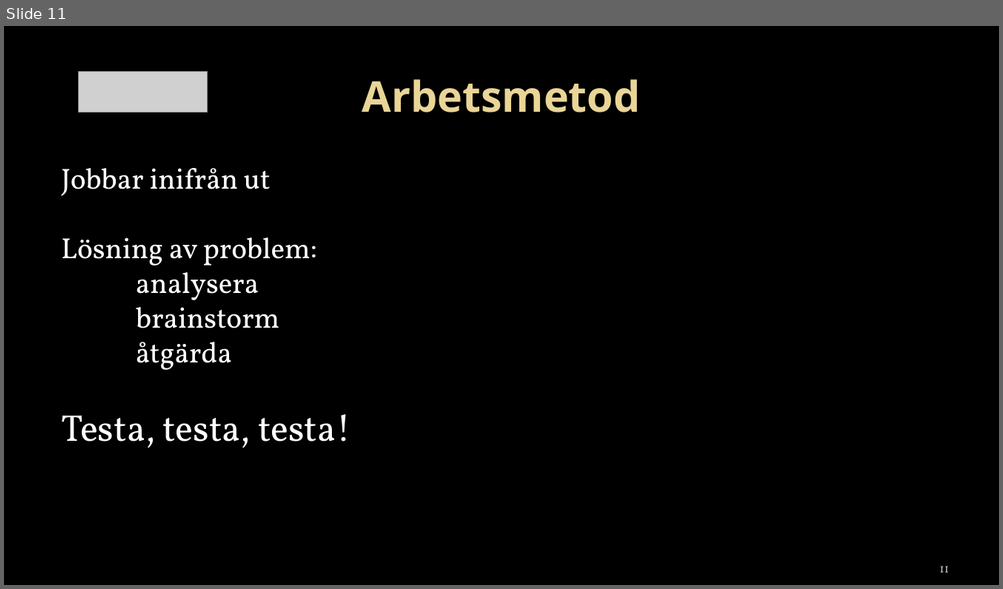
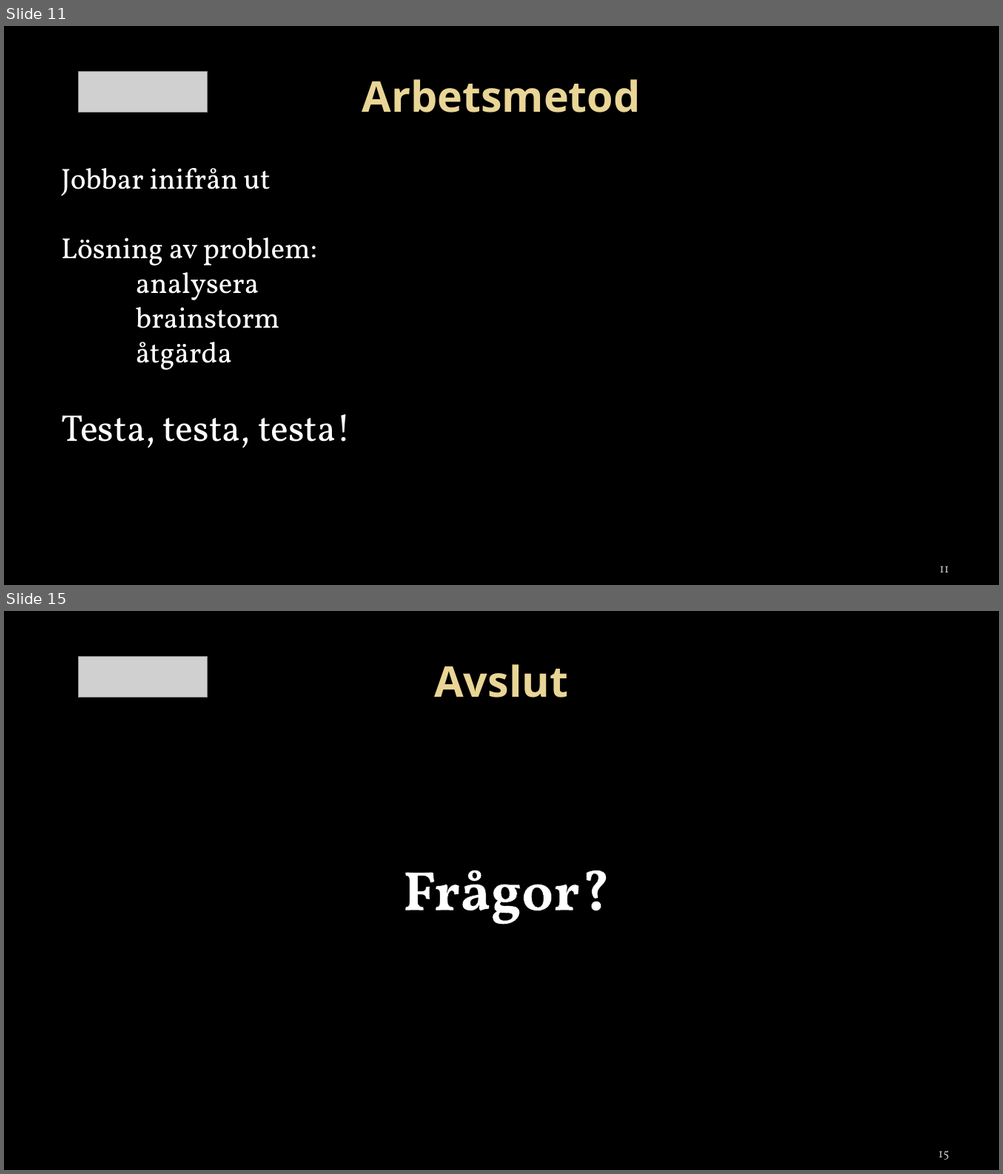
Before and after one commit to towni0/TSEA29---MrRobot, a slide deck: docs/TSEA29 - presentation v.01.pptx. Shown one above the other, each under a label of ours: slide 11 before the commit, slides 11 and 15 after it; the slides between them are not shown. The pictures are 1003x589 and 1003x1174 pixels, drawn with LibreOffice and Linux fonts; fonts in the diff are those of the drawing; grey boxes stand for pictures; background and template pictures are left out. Boxes give left, top, right and bottom in pixels: in the first picture for what was removed or moved away, otherwise in the second. Text is boxed around its words. In the diff, an @@ line names an element or a change of style, - is before the commit and + after.

```diff
--- a/docs/TSEA29 - presentation v.01.pptx
+++ b/docs/TSEA29 - presentation v.01.pptx
@@ slide 15 added at box(4, 611, 999, 1170), background picture (left out) @@
@@ picture added at box(78, 657, 207, 698) @@
@@ title added at box(434, 664, 568, 698), 41 pt, text gradient #EAD696 to #E7D081, bold @@
+Avslut
@@ text added at box(403, 870, 610, 925), 54 pt, text #FFFFFF, bold @@
+Frågor?
@@ page number added at box(938, 1151, 949, 1160), 12 pt, text #BDBDBD @@
+15
```
Also in this commit, not shown: 2 slides changed, 2 other slides added.
